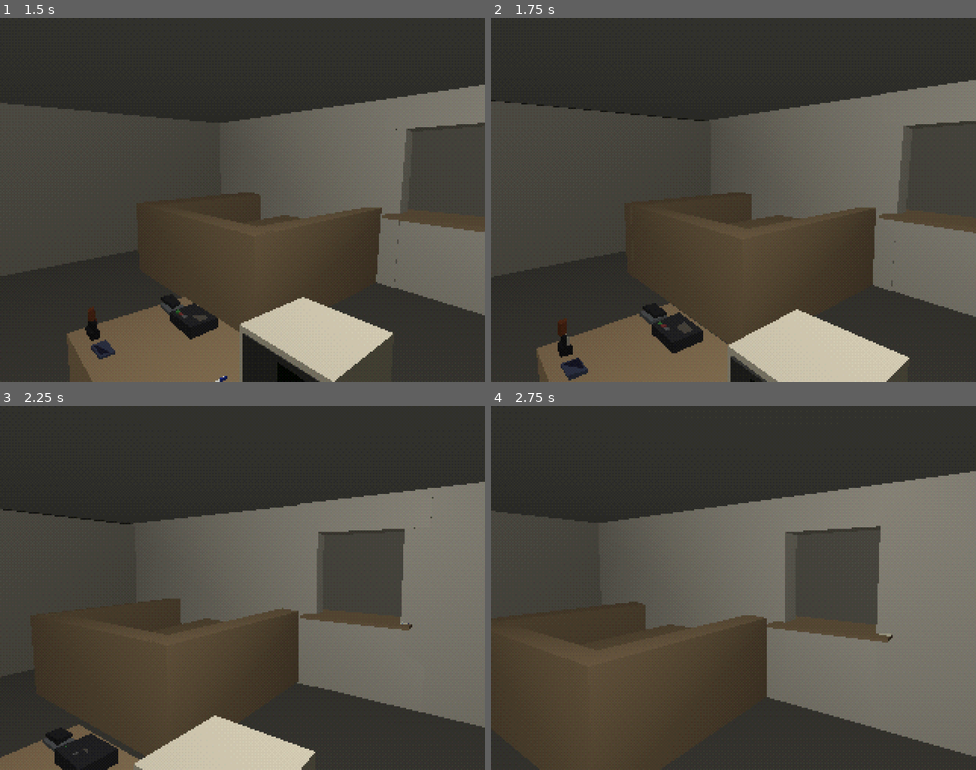
Above: before the commit, frames 1-4 (two rows, left to right).
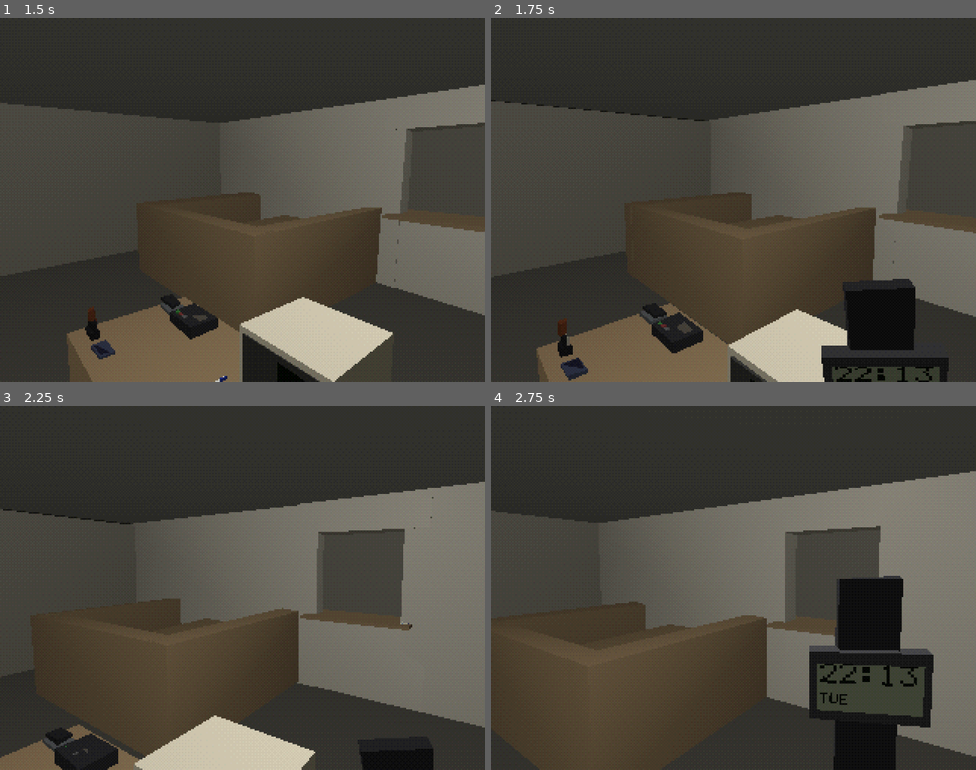
Above: after the commit, the same moments.

Repository: relateuk2003/JIOH
Game: Godot game, scene res://scenes/rendering/render_stack.tscn
Two runs of this game, one before a commit and one after it. Both use one fixed random seed, a clock stepped at 60 frames per second and the inputs below.
Inputs (mouse positions are in pixels of both pictures, inside the frame that each line leads up to):
- Up to frame 1 (1.5 s): tap Enter at 0.5 s; move the mouse to (349, 181) at 0.52 s; hold D (move_right) 0.53-1.28 s; hold Right mouse button (examine) 0.53-1.28 s; tap Space at 0.77, 1.07 s; click (349, 181) at 0.8 s; move the mouse to (218, 200) at 1.27 s; hold W (move_forward) from 1.28 s (still down); click (218, 200) at 1.35 s
- Up to frame 2 (1.75 s): keep holding W (move_forward); tap Space at 1.52 s; tap T (check_watch, bound only after the commit) at 1.55 s
- Up to frame 3 (2.25 s): keep holding W (move_forward); tap Space at 1.82 s; move the mouse to (252, 580) at 2.02 s; hold T (check_watch, bound only after the commit) from 2.03 s (still down); click (252, 580) at 2.17 s
- Up to frame 4 (2.75 s): keep holding W (move_forward); keep holding T (check_watch, bound only after the commit); right-click (743, 580) at 2.3 s

Frame 1 is identical in both runs. In frame 2, 4.5% of the frame differs, in the area x 68-95%, y 71-100%; in frame 3, 0.9%; in frame 4, 9.4%, in the area x 65-92%, y 46-100%.

Commit message:
JIOH-67: Wristwatch
A held-to-raise digital watch on the camera rig. The 64x32 LCD reads
WorldClock (HH:MM and the day, no seconds) and redraws only when the
minute changes. Raising blocks the interaction ray; it will not come up
with a document in hand, while examining, or while movement is locked.
A watch_toggle setting makes it press-to-toggle. Bound to T.

Co-Authored-By: Claude Opus 5.5 (1M context) <noreply@anthropic.com>
Claude-Session: https://claude.ai/code/session_018DxKTiQo9GmT2rAv2qDEKs

Diff:
--- a/autoload/interaction_manager.gd
+++ b/autoload/interaction_manager.gd
@@ -25,6 +25,9 @@
 var examined_item: Interactable = null
 ## Where the ray hits a placeable surface, if it does.
 var place_point: Variant = null
+## Things that take the hands away from interaction while they last (the
+## raised wristwatch, JIOH-67). Keyed by the blocker.
+var _blockers: Dictionary = {}
 var place_normal := Vector3.UP
 
 var _examine_restore: Dictionary = {}
@@ -38,6 +41,10 @@
 
 func _physics_process(_delta: float) -> void:
 	if ray == null or not is_instance_valid(ray):
+		return
+	if is_blocked():
+		place_point = null
+		_set_target(null)
 		return
 	ray.force_raycast_update()
 	var hit := ray.get_collider() if ray.is_colliding() else null
@@ -63,9 +70,22 @@
 		rotate_examined(event.relative)
 
 
+func set_blocked(by: Object, on: bool) -> void:
+	if on:
+		_blockers[by] = true
+		place_point = null
+		_set_target(null)
+	else:
+		_blockers.erase(by)
+
+
+func is_blocked() -> bool:
+	return not _blockers.is_empty()
+
+
 ## The primary verb, resolved from what is held and what is targeted.
 func use() -> void:
-	if examined_item:
+	if examined_item or is_blocked():
 		return
 	if carried_item:
 		if target and target.has_verb(Interactable.Verb.INSERT):
@@ -89,6 +109,8 @@
 
 ## Examines the carried item, else the target. Pressing again exits.
 func examine() -> void:
+	if is_blocked():
+		return
 	if examined_item:
 		_end_examine()
 		return
--- a/project.godot
+++ b/project.godot
@@ -67,6 +67,11 @@
 , Object(InputEventKey,"resource_local_to_scene":false,"resource_name":"","device":-1,"window_id":0,"alt_pressed":false …(186 unchanged characters)…
 ]
 }
+check_watch={
+"deadzone": 0.5,
+"events": [Object(InputEventKey,"resource_local_to_scene":false,"resource_name":"","device":-1,"window_id":0,"alt_pressed":false,"shift_pressed":false,"ctrl_pressed":false,"meta_pressed":false,"pressed":false,"keycode":0,"physical_keycode":84,"key_label":0,"unicode":0,"location":0,"echo":false,"script":null)
+]
+}
 crouch={
 "deadzone": 0.5,
 "events": [Object(InputEventKey,"resource_local_to_scene":false,"resource_name":"","device":-1,"window_id":0,"alt_press …(195 unchanged characters)…
--- a/scenes/player/player.tscn
+++ b/scenes/player/player.tscn
@@ -1,6 +1,7 @@
-[gd_scene load_steps=3 format=3]
+[gd_scene load_steps=4 format=3]
 
 [ext_resource type="Script" path="res://scripts/player/player_controller.gd" id="1_player"]
+[ext_resource type="PackedScene" path="res://scenes/player/wristwatch.tscn" id="2_watch"]
 
 [sub_resource type="CapsuleShape3D" id="Body"]
 radius = 0.3
@@ -34,3 +35,5 @@
 
 [node name="ExamineAnchor" type="Node3D" parent="Head/Eye"]
 transform = Transform3D(1, 0, 0, 0, 1, 0, 0, 0, 1, 0, 0, -0.42)
+
+[node name="Wristwatch" parent="Head/Eye" instance=ExtResource("2_watch")]
--- /dev/null
+++ b/scenes/player/wristwatch.tscn
@@ -0,0 +1,6 @@
+[gd_scene load_steps=2 format=3]
+
+[ext_resource type="Script" path="res://scripts/player/wristwatch.gd" id="1_w"]
+
+[node name="Wristwatch" type="Node3D"]
+script = ExtResource("1_w")
--- /dev/null
+++ b/scripts/player/wristwatch.gd
@@ -0,0 +1,163 @@
+# scripts/player/wristwatch.gd — JIOH-67: the only clock the player carries.
+#
+# A cheap digital watch on a grey resin strap, parented to the camera rig.
+# Held, not toggled: it comes up over a third of a second while the button is
+# down and drops when it is let go. While it is up the hands are busy, so the
+# interaction ray is blocked. It reads WorldClock and nothing else, and
+# redraws only when the minute changes.
+class_name Wristwatch
+extends Node3D
+
+signal raised
+signal lowered
+
+const FACE_PIXELS := Vector2i(64, 32)
+const FACE_M := Vector2(0.05, 0.025)
+const LCD := Color(0.56, 0.6, 0.5)
+const SEGMENT := Color(0.1, 0.12, 0.1)
+const STRAP := Color(0.18, 0.18, 0.19)
+const RAISE_SECONDS := 0.35
+## Down out of view, and up in the lower right of the frame.
+static var DOWN := Transform3D(Basis.from_euler(Vector3(0.9, 0.0, 0.5)), Vector3(0.1, -0.2, -0.17))
+static var UP := Transform3D(Basis.from_euler(Vector3(0.12, -0.18, 0.0)), Vector3(0.068, -0.05, -0.16))
+
+var rig: Node3D
+var anim: AnimationPlayer
+var time_label: PixelText
+var day_label: PixelText
+var up := false
+## Times the face has been drawn; the watch never redraws per frame.
+var redraws := 0
+var _viewport: SubViewport
+
+
+func _ready() -> void:
+	_build()
+	WorldClock.minute_elapsed.connect(_redraw)
+	_redraw()
+
+
+## The single gate: no raising with a document in hand, while examining, or
+## while the terminal or the desk has the player.
+func can_raise() -> bool:
+	if up:
+		return false
+	if InteractionManager.examined_item:
+		return false
+	var held := InteractionManager.carried_item
+	if held and is_instance_valid(held) and held.tags.any(func(t): return t in [&"paper_stack", &"hatch_note", &"document"]):
+		return false
+	var p := InteractionManager.player
+	return not (p and is_instance_valid(p) and p.movement_locked)
+
+
+func press() -> void:
+	if up and _toggle_mode():
+		release()
+		return
+	if not can_raise():
+		return
+	up = true
+	InteractionManager.set_blocked(self, true)
+	anim.play(&"raise")
+	raised.emit()
+
+
+func release() -> void:
+	if not up:
+		return
+	up = false
+	InteractionManager.set_blocked(self, false)
+	anim.play(&"lower")
+	lowered.emit()
+
+
+func _unhandled_input(event: InputEvent) -> void:
+	if event.is_action_pressed(&"check_watch"):
+		press()
+	elif event.is_action_released(&"check_watch") and not _toggle_mode():
+		release()
+
+
+## JIOH-11 accessibility: press to raise, press again to lower.
+func _toggle_mode() -> bool:
+	return bool(CampaignState.settings.get("watch_toggle", false))
+
+
+## Hours and minutes, 24-hour, and the day. No seconds.
+func face_text() -> String:
+	var now := WorldClock.get_now()
+	var names := ["SUN", "MON", "TUE", "WED", "THU", "FRI", "SAT"]
+	return "%02d:%02d %s" % [now.hour, now.minute, names[now.weekday]]
+
+
+func _redraw() -> void:
+	var parts := face_text().split(" ")
+	time_label.text = parts[0]
+	day_label.text = parts[1]
+	_viewport.render_target_update_mode = SubViewport.UPDATE_ONCE
+	redraws += 1
+
+
+func face_image() -> Image:
+	return _viewport.get_texture().get_image()
+
+
+func _build() -> void:
+	rig = Node3D.new()
+	rig.name = "Rig"
+	rig.transform = DOWN
+	add_child(rig)
+	PropMesh.box(rig, "Strap", Vector3(0, 0, -0.004), Vector3(0.03, 0.11, 0.006), STRAP)
+	PropMesh.box(rig, "Case", Vector3(0, 0, -0.001), Vector3(FACE_M.x + 0.008, FACE_M.y + 0.012, 0.008), Color(0.24, 0.24, 0.25))
+	_viewport = SubViewport.new()
+	_viewport.size = FACE_PIXELS
+	_viewport.transparent_bg = false
+	_viewport.canvas_item_default_texture_filter = Viewport.DEFAULT_CANVAS_ITEM_TEXTURE_FILTER_NEAREST
+	_viewport.render_target_update_mode = SubViewport.UPDATE_ONCE
+	add_child(_viewport)
+	var bg := ColorRect.new()
+	bg.color = LCD
+	bg.size = Vector2(FACE_PIXELS)
+	_viewport.add_child(bg)
+	time_label = PixelText.new()
+	time_label.face = JiohFonts.Face.TERMINAL
+	time_label.pixel_scale = 2
+	time_label.ink = SEGMENT
+	time_label.position = Vector2(2, -1)
+	_viewport.add_child(time_label)
+	day_label = PixelText.new()
+	day_label.face = JiohFonts.Face.TERMINAL
+	day_label.ink = SEGMENT
+	day_label.position = Vector2(2, 20)
+	_viewport.add_child(day_label)
+	var face := MeshInstance3D.new()
+	face.name = "Face"
+	face.mesh = QuadMesh.new()
+	(face.mesh as QuadMesh).size = FACE_M
+	face.position = Vector3(0, 0, 0.0035)
+	var mat := PixelDecal.READABLE.duplicate() as ShaderMaterial
+	mat.set_shader_parameter(&"albedo_texture", _viewport.get_texture())
+	face.material_override = mat
+	rig.add_child(face)
+	anim = AnimationPlayer.new()
+	anim.name = "AnimationPlayer"
+	add_child(anim)
+	var lib := AnimationLibrary.new()
+	lib.add_animation(&"raise", _clip(DOWN, UP))
+	lib.add_animation(&"lower", _clip(UP, DOWN))
+	anim.add_animation_library(&"", lib)
+
+
+func _clip(from: Transform3D, to: Transform3D) -> Animation:
+	var a := Animation.new()
+	a.length = RAISE_SECONDS
+	var pos := a.add_track(Animation.TYPE_POSITION_3D)
+	a.track_set_path(pos, ^"Rig")
+	a.position_track_insert_key(pos, 0.0, from.origin)
+	a.position_track_insert_key(pos, RAISE_SECONDS, to.origin)
+	var rot := a.add_track(Animation.TYPE_ROTATION_3D)
+	a.track_set_path(rot, ^"Rig")
+	a.rotation_track_insert_key(rot, 0.0, from.basis.get_rotation_quaternion())
+	a.rotation_track_insert_key(rot, RAISE_SECONDS, to.basis.get_rotation_quaternion())
+	return a
--- /dev/null
+++ b/tests/WatchProbe.gd
@@ -0,0 +1,85 @@
+# tests/WatchProbe.gd — JIOH-67 acceptance criteria.
+extends Probe
+
+const LEVEL := preload("res://scenes/levels/office_level.tscn")
+
+
+func _ready() -> void:
+	use_fake_clock(WED_2026_10_07, 9, 41)
+	CampaignState.new_campaign()
+	var level: Node3D = LEVEL.instantiate()
+	add_child(level)
+	var player: PlayerController = level.player
+	var watch := player.get_node("Head/Eye/Wristwatch") as Wristwatch
+	var im := InteractionManager
+	await _physics(2)
+
+	check(watch != null, "the watch is on the player's wrist")
+	check(watch.face_text() == "09:41 WED", "the face reads the world clock: hours, minutes, day")
+	check(watch.time_label.text == "09:41" and watch.day_label.text == "WED", "and that is what is drawn")
+	check(InputMap.has_action(&"check_watch"), "the check_watch action exists")
+
+	# Redraws only on the minute.
+	var before := watch.redraws
+	await _physics(30)
+	check(watch.redraws == before, "no redraw while the minute stands still")
+	set_local(WED_2026_10_07, 9, 42)
+	await _physics(2)
+	check(watch.redraws > before and watch.time_label.text == "09:42", "a new minute redraws the face")
+
+	# Held: up while pressed, down on release; the hands are busy meanwhile.
+	_action(true)
+	check(watch.up and im.is_blocked(), "pressing raises the watch and blocks interaction")
+	await _seconds(Wristwatch.RAISE_SECONDS + 0.1)
+	check(watch.rig.transform.origin.is_equal_approx(Wristwatch.UP.origin), "it settles in the lower right of the view")
+	_action(false)
+	check(not watch.up and not im.is_blocked(), "release lowers it and frees the hands")
+
+	# Toggle mode for accessibility.
+	CampaignState.settings["watch_toggle"] = true
+	_action(true)
+	_action(false)
+	check(watch.up, "toggle mode: release leaves it up")
+	_action(true)
+	check(not watch.up, "and a second press brings it down")
+	CampaignState.settings["watch_toggle"] = false
+
+	# Not with a document in hand.
+	var docs: Array[DocumentInstance] = [DocumentRegistry.print_document(&"job_sheet")]
+	CampaignState.add_document(docs[0])
+	var stack := PaperStack.make(docs)
+	level.get_node("Props").add_child(stack)
+	stack.global_position = Vector3(9.5, 0.76, 3.5)
+	im.perform(stack.interactable, Interactable.Verb.PICK_UP)
+	_action(true)
+	check(not watch.up, "a document in hand: the watch stays down")
+	_action(false)
+	im.perform(stack.interactable, Interactable.Verb.PLACE, Vector3(9.5, 0.76, 3.5))
+
+	# Not while the terminal or desk has the player.
+	player.set_movement_locked(true)
+	_action(true)
+	check(not watch.up, "locked at the terminal: the watch stays down")
+	_action(false)
+	player.set_movement_locked(false)
+	_action(true)
+	check(watch.up, "free again: it comes up")
+	_action(false)
+	finish()
+
+
+func _action(pressed: bool) -> void:
+	var e := InputEventAction.new()
+	e.action = &"check_watch"
+	e.pressed = pressed
+	Input.parse_input_event(e)
+	Input.flush_buffered_events()
+
+
+func _seconds(s: float) -> void:
+	await get_tree().create_timer(s).timeout
+
+
+func _physics(n: int) -> void:
+	for i in n:
+		await get_tree().physics_frame
--- /dev/null
+++ b/tests/WatchProbe.tscn
@@ -0,0 +1,6 @@
+[gd_scene load_steps=2 format=3]
+
+[ext_resource type="Script" path="res://tests/WatchProbe.gd" id="1_probe"]
+
+[node name="WatchProbe" type="Node"]
+script = ExtResource("1_probe")
--- /dev/null
+++ b/tests/gpu/WatchFaceProbe.gd
@@ -0,0 +1,55 @@
+# tests/gpu/WatchFaceProbe.gd — JIOH-67: the watch face on real pixels, and a
+# look at it raised in the office.
+extends Probe
+
+const STACK := preload("res://scenes/rendering/render_stack.tscn")
+const LEVEL := preload("res://scenes/levels/office_level.tscn")
+
+
+func _ready() -> void:
+	get_tree().root.size = Vector2i(1280, 960)
+	use_fake_clock(WED_2026_10_07, 9, 41)
+	CampaignState.new_campaign()
+	var stack: Control = STACK.instantiate()
+	stack.world_scene = LEVEL
+	add_child(stack)
+	for i in 4:
+		await RenderingServer.frame_post_draw
+	var level: Node = stack.viewport.get_child(0)
+	var watch := level.player.get_node("Head/Eye/Wristwatch") as Wristwatch
+	var face := watch.face_image()
+	face.convert(Image.FORMAT_RGB8)
+	var colours := {}
+	for y in face.get_height():
+		for x in face.get_width():
+			colours[face.get_pixel(x, y).to_rgba32()] = true
+	check(colours.size() == 2, "the LCD has two colours, segment and ground (%d)" % colours.size())
+	var ink := 0
+	for y in face.get_height():
+		for x in face.get_width():
+			if face.get_pixel(x, y).r < 0.3:
+				ink += 1
+	check(ink > 60, "and the time is actually drawn on it (%d ink pixels)" % ink)
+
+	var down := _dark_lower_right(get_tree().root.get_texture().get_image())
+	watch.press()
+	for i in 40:
+		await RenderingServer.frame_post_draw
+	var shot := get_tree().root.get_texture().get_image()
+	var out := OS.get_environment("JIOH_SCREEN")
+	if out != "":
+		shot.save_png(out)
+	var dark := _dark_lower_right(shot)
+	check(dark > down + 1500, "raised, the watch fills the lower right of the view (%d dark samples, %d lowered)" % [dark, down])
+	watch.release()
+	finish()
+
+
+## Near-black samples in the lower right quarter: the strap and case.
+func _dark_lower_right(img: Image) -> int:
+	var dark := 0
+	for y in range(480, 960, 4):
+		for x in range(640, 1280, 4):
+			if img.get_pixel(x, y).get_luminance() < 0.12:
+				dark += 1
+	return dark
--- /dev/null
+++ b/tests/gpu/WatchFaceProbe.tscn
@@ -0,0 +1,6 @@
+[gd_scene load_steps=2 format=3]
+
+[ext_resource type="Script" path="res://tests/gpu/WatchFaceProbe.gd" id="1_probe"]
+
+[node name="WatchFaceProbe" type="Node"]
+script = ExtResource("1_probe")
Not shown, added: scripts/player/wristwatch.gd.uid
Not shown, added: tests/WatchProbe.gd.uid
Not shown, added: tests/gpu/WatchFaceProbe.gd.uid
